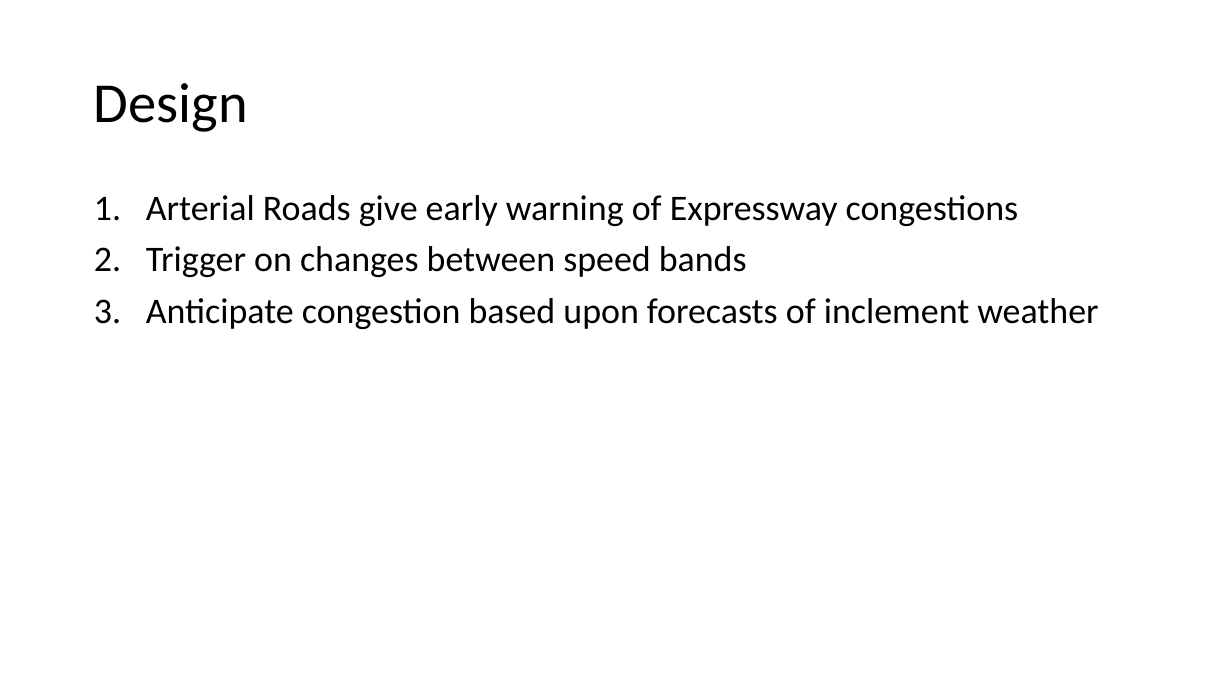
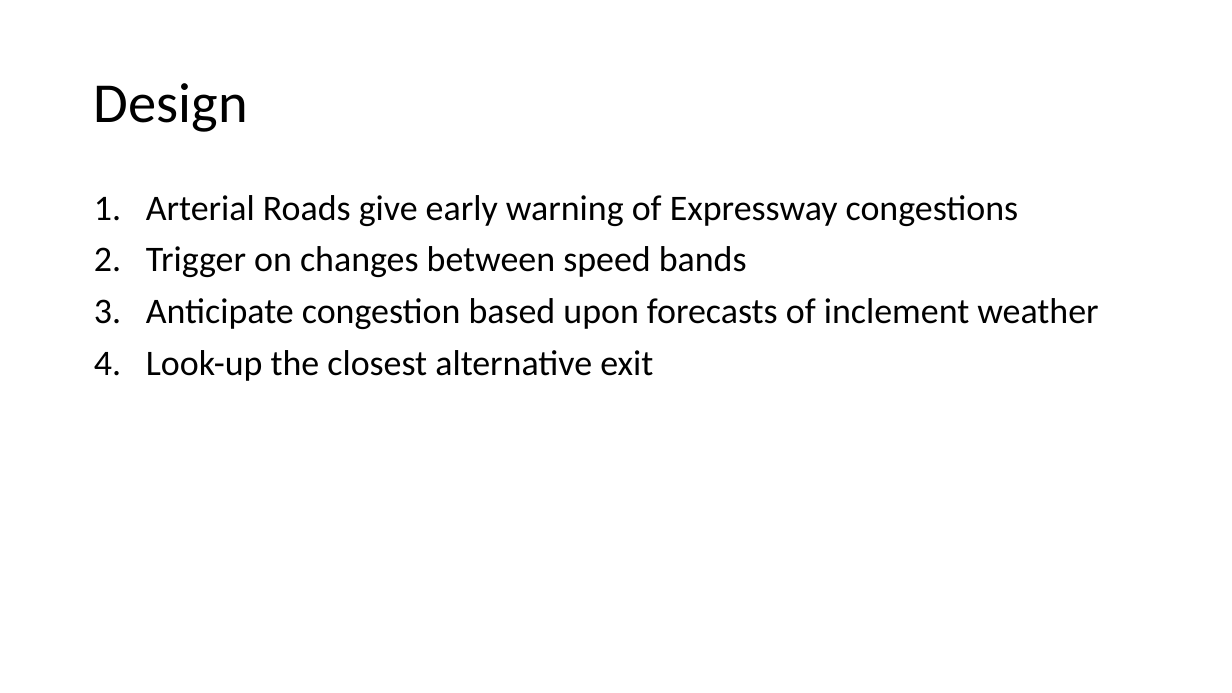
Before and after one commit to arynchoong/MTech-KE-SMID, a slide deck: slide 1 of reports/EPN Design.pptx. Drawn at 1232x693 pixels with LibreOffice and Linux fonts; fonts in the diff are those of the drawing. Boxes give left, top, right and bottom in pixels: in the first picture for what was removed or moved away, otherwise in the second. Text is boxed around its words. In the diff, an @@ line names an element or a change of style, - is before the commit and + after.

Commit message:
updated EPN design with nearest exit look-up Global State Element

```diff
--- a/reports/EPN Design.pptx
+++ b/reports/EPN Design.pptx
@@ text at [146, 350, 653, 381]: paragraph added @@
+4. Look-up the closest alternative exit
```
Also in this commit, not shown: 1 other slide changed.
